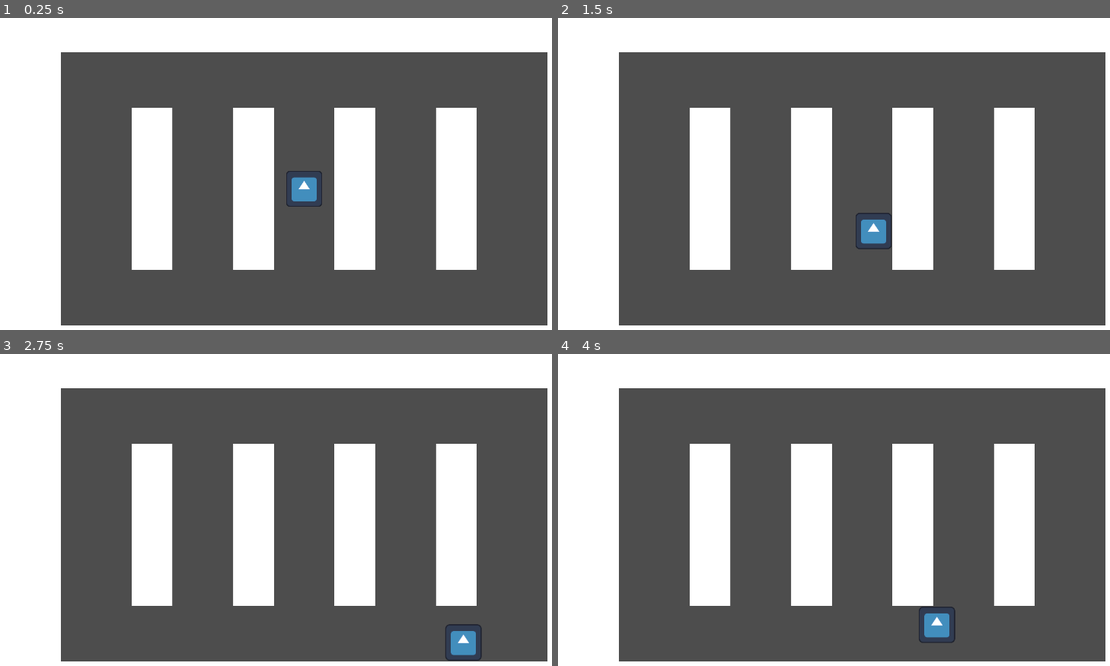
Above: before the commit, frames 1-4 (two rows, left to right).
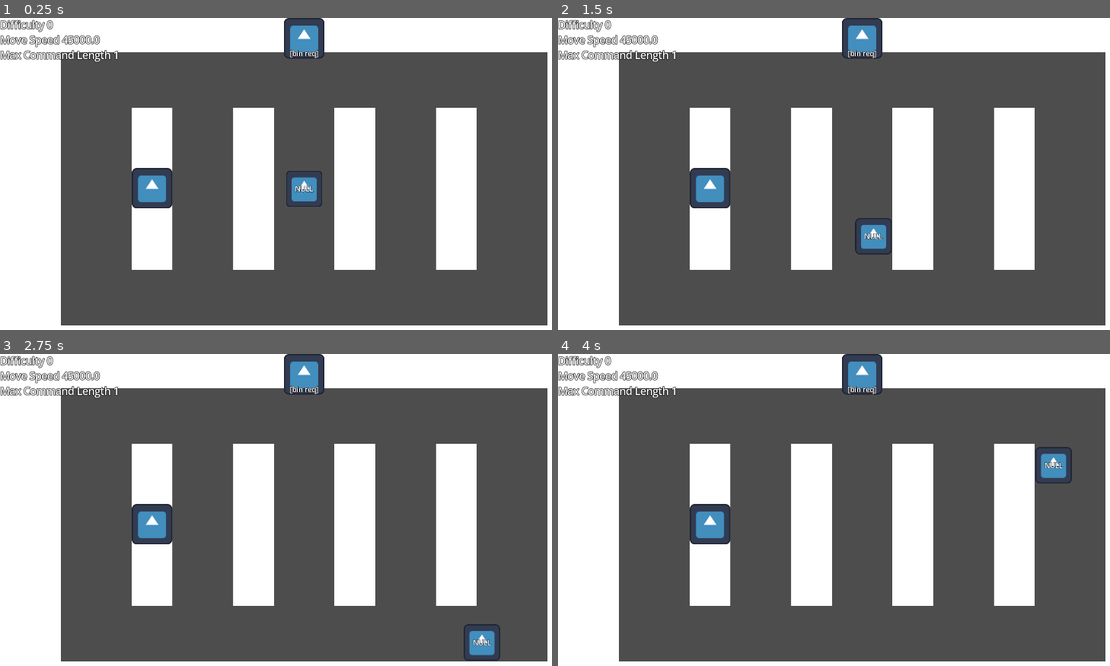
Above: after the commit, the same moments.

Repository: mxadams/blasterhacks26
Game: Godot game, scene res://scenes/game.tscn
Two runs of this game, one before a commit and one after it. Both use one fixed random seed, a clock stepped at 60 frames per second and the inputs below. The engine's default icon, where the game draws it, is replaced by a stand-in: a white triangle on a blue panel in a dark square.
Inputs:
- Up to frame 1 (0.25 s): no input
- Up to frame 2 (1.5 s): tap Enter at 0.5 s; hold Right (right) 0.53-1.28 s; tap Space (interact, bound only after the commit) at 0.6, 1.25, 1.35 s; hold Down (down) from 1.28 s (still down)
- Up to frame 3 (2.75 s): release Down (down) at 2.03 s; hold Right (right) from 2.03 s (still down); tap Space (interact, bound only after the commit) at 2.1 s
- Up to frame 4 (4 s): release Right (right) at 2.78 s; hold Up (up) 2.78-3.53 s; tap Space (interact, bound only after the commit) at 2.85, 3.6 s; hold Left (left) from 3.53 s (still down)

The runs differ from the first frame. In frame 1, 2.7% of the frame differs, in the area x 0-59%, y 0-61%; in frame 2, 3.2%; in frame 3, 3.7%; in frame 4, 4.2%, in the area x 0-94%, y 0-93%.

Commit message:
added to machine and command feed

Diff:
--- a/project.godot
+++ b/project.godot
@@ -18,7 +18,6 @@
 [autoload]
 
 Global="*uid://d17acngv0l0ue"
-PlanetGraph="*uid://3y8h60t6n7oy"
 
 [display]
 
@@ -55,6 +54,11 @@
 "events": [Object(InputEventKey,"resource_local_to_scene":false,"resource_name":"","device":-1,"window_id":0,"alt_press …(195 unchanged characters)…
 ]
 }
+interact={
+"deadzone": 0.2,
+"events": [Object(InputEventKey,"resource_local_to_scene":false,"resource_name":"","device":-1,"window_id":0,"alt_pressed":false,"shift_pressed":false,"ctrl_pressed":false,"meta_pressed":false,"pressed":false,"keycode":0,"physical_keycode":32,"key_label":0,"unicode":32,"location":0,"echo":false,"script":null)
+]
+}
 
 [physics]
 
--- /dev/null
+++ b/scenes/command_feed.tscn
@@ -0,0 +1,61 @@
+[gd_scene format=3 uid="uid://ru2x753o5p38"]
+
+[ext_resource type="Script" uid="uid://b0f3v2r1y5wxf" path="res://scripts/command_feed.gd" id="1_60ngb"]
+[ext_resource type="Texture2D" uid="uid://cxpfpiutnlcfe" path="res://icon.svg" id="2_gnlnk"]
+
+[sub_resource type="CircleShape2D" id="CircleShape2D_u1bsx"]
+radius = 128.0
+
+[sub_resource type="StyleBoxEmpty" id="StyleBoxEmpty_60ngb"]
+
+[node name="CommandFeed" type="Area2D" unique_id=1777718723]
+script = ExtResource("1_60ngb")
+
+[node name="CollisionShape2D" type="CollisionShape2D" parent="." unique_id=1749381014]
+shape = SubResource("CircleShape2D_u1bsx")
+
+[node name="Sprite2D" type="Sprite2D" parent="." unique_id=1404553355]
+texture = ExtResource("2_gnlnk")
+
+[node name="Timer" type="Timer" parent="." unique_id=15148212]
+
+[node name="Control" type="Control" parent="." unique_id=1836460316]
+custom_minimum_size = Vector2(128, 128)
+layout_mode = 3
+anchors_preset = 8
+anchor_left = 0.5
+anchor_top = 0.5
+anchor_right = 0.5
+anchor_bottom = 0.5
+offset_left = -64.0
+offset_top = -64.0
+offset_right = 64.0
+offset_bottom = 64.0
+grow_horizontal = 2
+grow_vertical = 2
+
+[node name="PanelContainer" type="PanelContainer" parent="Control" unique_id=567984038]
+layout_mode = 1
+anchors_preset = 7
+anchor_left = 0.5
+anchor_top = 1.0
+anchor_right = 0.5
+anchor_bottom = 1.0
+offset_left = -63.0
+offset_top = -30.708336
+offset_right = 63.0
+grow_horizontal = 2
+grow_vertical = 0
+theme_override_styles/panel = SubResource("StyleBoxEmpty_60ngb")
+
+[node name="Label" type="Label" parent="Control/PanelContainer" unique_id=600144904]
+layout_mode = 2
+theme_override_colors/font_color = Color(1, 1, 1, 1)
+theme_override_colors/font_outline_color = Color(0, 0, 0, 1)
+theme_override_constants/outline_size = 6
+theme_override_font_sizes/font_size = 22
+text = "Placeholder Text"
+horizontal_alignment = 1
+vertical_alignment = 2
+
+[connection signal="timeout" from="Timer" to="." method="_on_timer_timeout"]
--- a/scenes/game.tscn
+++ b/scenes/game.tscn
@@ -1,6 +1,9 @@
 [gd_scene format=3 uid="uid://cvbbgys1ysugq"]
 
+[ext_resource type="Script" uid="uid://lf7oc6x0ugbk" path="res://scripts/game.gd" id="1_lbhrr"]
 [ext_resource type="PackedScene" uid="uid://3p4onuhm5oms" path="res://scenes/player.tscn" id="1_uwrxv"]
+[ext_resource type="PackedScene" uid="uid://dtrebi3nc5gry" path="res://scenes/machine.tscn" id="2_yqjtg"]
+[ext_resource type="PackedScene" uid="uid://ru2x753o5p38" path="res://scenes/command_feed.tscn" id="3_lnu2h"]
 
 [sub_resource type="WorldBoundaryShape2D" id="WorldBoundaryShape2D_mwb40"]
 normal = Vector2(1, 0)
@@ -48,6 +51,7 @@
 [sub_resource type="MeshTexture" id="MeshTexture_gee14"]
 
 [node name="Game" type="Node" unique_id=146275282]
+script = ExtResource("1_lbhrr")
 
 [node name="World2D" type="Node2D" parent="." unique_id=1620807987]
 
@@ -139,7 +143,26 @@
 mesh = SubResource("QuadMesh_lbhrr")
 texture = SubResource("MeshTexture_gee14")
 
-[node name="Player" parent="World2D" unique_id=459094187 groups=["player"] instance=ExtResource("1_uwrxv")]
+[node name="Player" parent="World2D" unique_id=459094187 instance=ExtResource("1_uwrxv")]
 position = Vector2(960, 540)
 
 [node name="Machines" type="Node2D" parent="World2D" unique_id=1406392781]
+
+[node name="Machine" parent="World2D/Machines" unique_id=307354090 instance=ExtResource("2_yqjtg")]
+position = Vector2(480, 538)
+
+[node name="CommandFeed" parent="World2D/Machines" unique_id=1777718723 instance=ExtResource("3_lnu2h")]
+position = Vector2(960, 64)
+
+[node name="Timer" type="Timer" parent="." unique_id=1217195139]
+
+[node name="Label" type="Label" parent="." unique_id=1579661806]
+offset_right = 40.0
+offset_bottom = 23.0
+theme_override_colors/font_color = Color(1, 1, 1, 1)
+theme_override_colors/font_outline_color = Color(0, 0, 0, 1)
+theme_override_constants/outline_size = 8
+theme_override_font_sizes/font_size = 32
+text = "Placeholder"
+
+[connection signal="timeout" from="Timer" to="." method="_on_timer_timeout"]
--- /dev/null
+++ b/scenes/machine.tscn
@@ -0,0 +1,38 @@
+[gd_scene format=3 uid="uid://dtrebi3nc5gry"]
+
+[ext_resource type="Script" uid="uid://emdbx70cebnd" path="res://scripts/machine.gd" id="1_73k52"]
+[ext_resource type="Texture2D" uid="uid://cxpfpiutnlcfe" path="res://icon.svg" id="2_448ux"]
+
+[sub_resource type="CircleShape2D" id="CircleShape2D_i4f25"]
+radius = 128.0
+
+[node name="Machine" type="Area2D" unique_id=307354090]
+script = ExtResource("1_73k52")
+
+[node name="CollisionShape2D" type="CollisionShape2D" parent="." unique_id=288157467]
+shape = SubResource("CircleShape2D_i4f25")
+
+[node name="Sprite2D" type="Sprite2D" parent="." unique_id=1996330994]
+texture = ExtResource("2_448ux")
+
+[node name="Label" type="Label" parent="." unique_id=180460552]
+anchors_preset = 8
+anchor_left = 0.5
+anchor_top = 0.5
+anchor_right = 0.5
+anchor_bottom = 0.5
+offset_left = -0.5
+offset_top = -11.5
+offset_right = 0.5
+offset_bottom = 11.5
+grow_horizontal = 2
+grow_vertical = 2
+theme_override_colors/font_color = Color(1, 1, 1, 1)
+theme_override_colors/font_outline_color = Color(0, 0, 0, 1)
+theme_override_constants/outline_size = 6
+theme_override_font_sizes/font_size = 22
+text = "Placeholder Text"
+
+[node name="Timer" type="Timer" parent="." unique_id=1568130455]
+
+[connection signal="timeout" from="Timer" to="." method="_on_timer_timeout"]
--- a/scenes/player.tscn
+++ b/scenes/player.tscn
@@ -6,7 +6,7 @@
 [sub_resource type="CircleShape2D" id="CircleShape2D_g2els"]
 radius = 60.0
 
-[node name="CharacterBody2D" type="CharacterBody2D" unique_id=939729286]
+[node name="CharacterBody2D" type="CharacterBody2D" unique_id=939729286 groups=["player"]]
 script = ExtResource("1_g2els")
 
 [node name="CollisionShape2D" type="CollisionShape2D" parent="." unique_id=478560857]
@@ -15,3 +15,21 @@
 [node name="Sprite2D" type="Sprite2D" parent="." unique_id=1391126783]
 scale = Vector2(0.9, 0.9)
 texture = ExtResource("2_qhqgy")
+
+[node name="Label" type="Label" parent="." unique_id=789817930]
+anchors_preset = 8
+anchor_left = 0.5
+anchor_top = 0.5
+anchor_right = 0.5
+anchor_bottom = 0.5
+offset_left = -20.0
+offset_top = -11.5
+offset_right = 20.0
+offset_bottom = 11.5
+grow_horizontal = 2
+grow_vertical = 2
+theme_override_colors/font_color = Color(1, 1, 1, 1)
+theme_override_colors/font_outline_color = Color(0, 0, 0, 1)
+theme_override_constants/outline_size = 6
+theme_override_font_sizes/font_size = 22
+text = "Placeholder Text"
--- /dev/null
+++ b/scripts/command_feed.gd
@@ -0,0 +1,78 @@
+extends Area2D
+
+@onready var timer: Timer = $Timer
+@onready var label = $Control/PanelContainer/Label
+
+var queue = []
+
+var player_node : Node = null
+
+func _ready() -> void:
+	body_entered.connect(_on_body_entered)
+	body_exited.connect(_on_body_exited)
+	queue.append([0])
+	timer.set_wait_time(Global.GAMERULE.COMMAND_SPAWN_TIME)
+	timer.start()
+
+func _process(delta):
+	#print(timer.get_time_left())
+	label.text = ""
+	for command in queue:
+		var command_text := " "
+		for arg in command:
+			command_text += Global.COMPONENT.MAP[arg] + " "
+		if label.text:
+			label.text = command_text + "\n" + label.text
+		else:
+			label.text = command_text
+	#_handle_player_interact()
+	pass
+
+func _on_body_entered(body: Node) -> void:
+	if body.is_in_group("player"):
+		player_node = body
+
+func _on_body_exited(body: Node) -> void:
+	if body.is_in_group("player"):
+		player_node = null
+
+#func _handle_player_interact():
+	#label.text = ""
+	#if state == State.EMPTY:
+		#if player_node and player_node.carrying_index == input_index:
+			#label.text = "Deposit " + Global.COMPONENT.MAP[input_index]
+			#if Input.is_action_just_pressed("interact"):
+				#player_node.carrying_index = -1
+				#state = State.COOKING
+				#timer.start()
+		#else:
+			#label.text = ""
+	#elif state == State.COOKING:
+		#label.text = "Processing"
+	#elif state == State.DONE:
+		#if player_node and player_node.carrying_index == -1:
+			#label.text = "Pick Up " + Global.COMPONENT.MAP[output_index]
+			#if Input.is_action_just_pressed("interact"):
+				#player_node.carrying_index = output_index
+				#state = State.EMPTY
+		#else:
+			#label.text = Global.COMPONENT.MAP[output_index] + " Ready"
+	#elif state == State.ERROR:
+		#if player_node and player_node.carrying_index == -1:
+			#label.text = "Pick Up " + Global.COMPONENT.MAP[Global.COMPONENT.ERROR_INDEX]
+			#if Input.is_action_just_pressed("interact"):
+				#player_node.carrying_index = Global.COMPONENT.ERROR_INDEX
+				#state = State.EMPTY
+		#else:
+			#label.text = Global.COMPONENT.MAP[Global.COMPONENT.ERROR_INDEX] + " Ready"
+
+func _on_timer_timeout():
+	var new_command = [0]
+	for i in range(Global.GAMERULE.max_command_length):
+		new_command.append(randi_range(1, Global.COMPONENT.NUM_TYPES))
+	new_command.sort()
+	var unique_command = []
+	for value in new_command:
+		if unique_command.is_empty() or unique_command[-1] != value:
+			unique_command.append(value)
+	queue.append(unique_command)
--- /dev/null
+++ b/scripts/game.gd
@@ -0,0 +1,19 @@
+extends Node
+
+@onready var timer: Timer = $Timer
+@onready var label: Label = $Label
+
+func _ready():
+	timer.set_wait_time(Global.GAMERULE.DIFFICULTY_INCREASE_TIME)
+	timer.start()
+
+func _process(delta):
+	label.text = "Difficulty " + str(Global.GAMERULE.difficulty_level)
+	label.text += "\nMove Speed " + str(Global.PLAYER.MOVE_SPEED)
+	label.text += "\nMax Command Length " + str(Global.GAMERULE.max_command_length)
+
+func _on_timer_timeout():
+	Global.GAMERULE.difficulty_level += 1
+	Global.PLAYER.MOVE_SPEED *= Global.GAMERULE.PLAYER_SPEED_INCREASE
+	if Global.GAMERULE.difficulty_level > 1 and (Global.GAMERULE.difficulty_level & (Global.GAMERULE.difficulty_level - 1)) == 0:
+		Global.GAMERULE.max_command_length += 1
--- a/scripts/global.gd
+++ b/scripts/global.gd
@@ -1,6 +1,35 @@
 extends Node
 
 class PlayerData:
-	var MOVE_SPEED: float = 40000.0 # Pixels per Second?
+	var MOVE_SPEED: float = 45000.0
+
+class ComponentData:
+	const ERROR_INDEX: int = -2
+	const NUM_TYPES: int = 5
+	const MAP := {
+		ERROR_INDEX: "Hallucination",
+		-1: "NULL",
+		0: "[bin req]",
+		1: "[flag req]",
+		2: "[arg req]",
+		3: "[file req]",
+		4: "[net req]",
+		5: "[io req]",
+		10: "[binary]",
+		11: "[flags]",
+		12: "[args]",
+		13: "[file ref]",
+		14: "[net data]",
+		15: "[io data]",
+	}
+
+class GameRuleData:
+	var difficulty_level: int = 0
+	var max_command_length: int = 1
+	const COMMAND_SPAWN_TIME: float = 15.0 # seconds
+	const DIFFICULTY_INCREASE_TIME: float = 60.0 # seconds
+	const PLAYER_SPEED_INCREASE: float = 1.01
 
 var PLAYER := PlayerData.new()
+var COMPONENT := ComponentData.new()
+var GAMERULE := GameRuleData.new()
--- /dev/null
+++ b/scripts/machine.gd
@@ -0,0 +1,68 @@
+extends Area2D
+
+@onready var label: Label = $Label
+@onready var timer: Timer = $Timer
+
+@export var input_index: int = 0
+@export var output_index: int = 10
+@export var cook_time: float = 4.0
+@export var error_probability: float = 0.2
+
+enum State {EMPTY, COOKING, DONE, ERROR}
+
+var state: State = State.EMPTY
+
+var player_node : Node = null
+
+func _ready() -> void:
+	body_entered.connect(_on_body_entered)
+	body_exited.connect(_on_body_exited)
+	timer.set_wait_time(cook_time)
+
+func _process(delta):
+	_handle_player_interact()
+
+func _on_body_entered(body: Node) -> void:
+	if body.is_in_group("player"):
+		player_node = body
+
+func _on_body_exited(body: Node) -> void:
+	if body.is_in_group("player"):
+		player_node = null
+
+func _handle_player_interact():
+	label.text = ""
+	if state == State.EMPTY:
+		if player_node and player_node.carrying_index == input_index:
+			label.text = "Deposit " + Global.COMPONENT.MAP[input_index]
+			if Input.is_action_just_pressed("interact"):
+				player_node.carrying_index = -1
+				state = State.COOKING
+				timer.start()
+		else:
+			label.text = ""
+	elif state == State.COOKING:
+		label.text = "Processing"
+	elif state == State.DONE:
+		if player_node and player_node.carrying_index == -1:
+			label.text = "Pick Up " + Global.COMPONENT.MAP[output_index]
+			if Input.is_action_just_pressed("interact"):
+				player_node.carrying_index = output_index
+				state = State.EMPTY
+		else:
+			label.text = Global.COMPONENT.MAP[output_index] + " Ready"
+	elif state == State.ERROR:
+		if player_node and player_node.carrying_index == -1:
+			label.text = "Pick Up " + Global.COMPONENT.MAP[Global.COMPONENT.ERROR_INDEX]
+			if Input.is_action_just_pressed("interact"):
+				player_node.carrying_index = Global.COMPONENT.ERROR_INDEX
+				state = State.EMPTY
+		else:
+			label.text = Global.COMPONENT.MAP[Global.COMPONENT.ERROR_INDEX] + " Ready"
+
+func _on_timer_timeout():
+	timer.stop()
+	if randf() > error_probability:
+		state = State.DONE
+	else:
+		state = State.ERROR
--- a/scripts/player.gd
+++ b/scripts/player.gd
@@ -1,6 +1,13 @@
 extends CharacterBody2D
 
+@onready var label: Label = $Label
+
 var input_direction := Vector2.ZERO
+
+var carrying_index: int = -1
+
+func _process(delta):
+	label.text = Global.COMPONENT.MAP[carrying_index]
 
 func _physics_process(delta):
 	input_direction = Input.get_vector("left", "right", "up", "down")
Not shown, added: scripts/command_feed.gd.uid
Not shown, added: scripts/game.gd.uid
Not shown, added: scripts/machine.gd.uid
